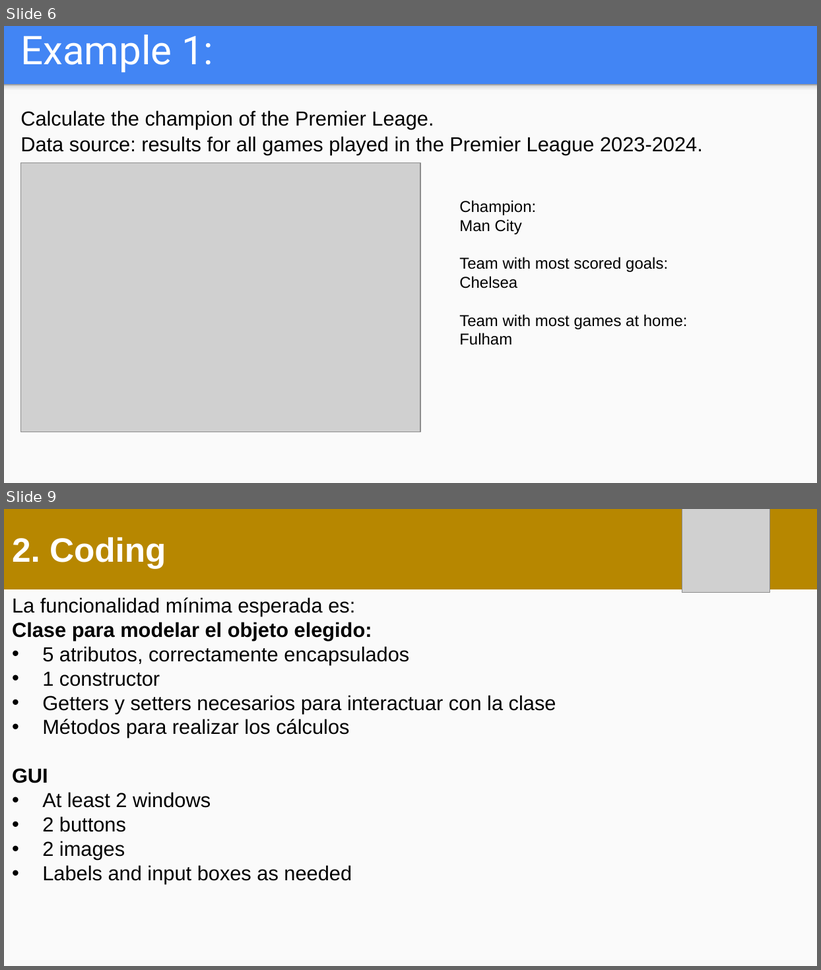
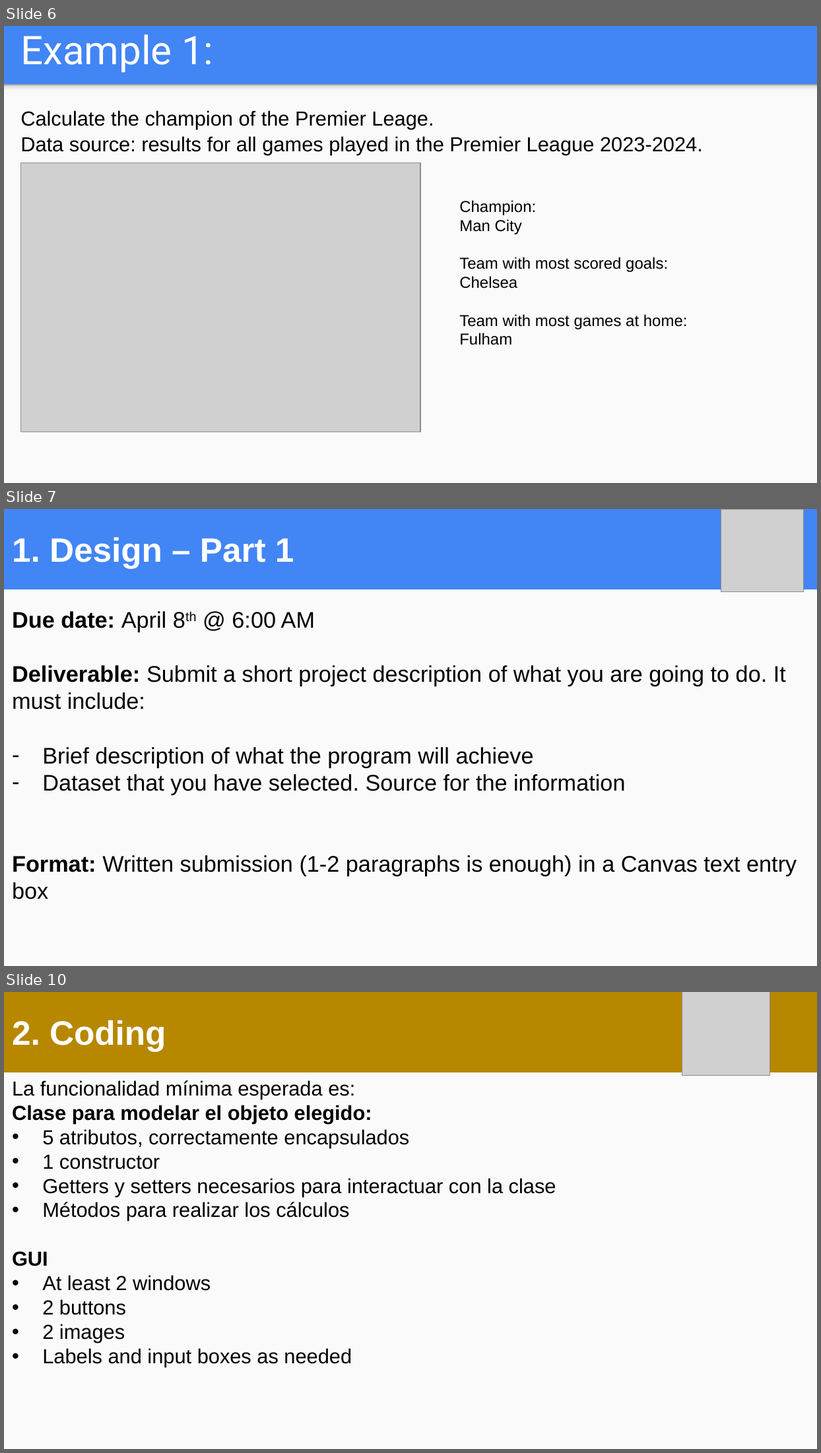
Before and after one commit to OMardil/CS2_2024_EN, a slide deck: PROYECTO/01 Medium Level/PROY_M00.pptx. Shown one above the other, each under a label of ours: slides 6 and 9 before the commit, slides 6, 7 and 10 after it; the slides between them are not shown. The pictures are 821x970 and 821x1453 pixels, drawn with LibreOffice and Linux fonts; fonts in the diff are those of the drawing; grey boxes stand for pictures. Boxes give left, top, right and bottom in pixels: in the first picture for what was removed or moved away, otherwise in the second. Text is boxed around its words. In the diff, an @@ line names an element or a change of style, - is before the commit and + after.

Commit message:
Update project files

```diff
--- a/PROYECTO/01 Medium Level/PROY_M00.pptx
+++ b/PROYECTO/01 Medium Level/PROY_M00.pptx
@@ slide 7 added at (4,509,817,966), background #FAFAFA @@
@@ rectangle added at (4,509,817,589), fill #4285F4, outline #4285F4 2 pt, 30 pt, text #FFFFFF, bold @@
+1. Design – Part 1
@@ picture added at (721,509,804,592) @@
@@ text added at (12,611,797,900), 20 pt, text #000000 @@
+Due date: April 8th @ 6:00 AM
+Deliverable: Submit a short project description of what you are going to do. It must include:
+– Brief description of what the program will achieve
+– Dataset that you have selected. Source for the information
+Format: Written submission (1-2 paragraphs is enough) in a Canvas text entry box
@@ what was slide 9 is now slide 10 @@
```
Also in this commit, not shown: 1 slide changed, 1 other slide added, 1 slide removed, 2 other files.
